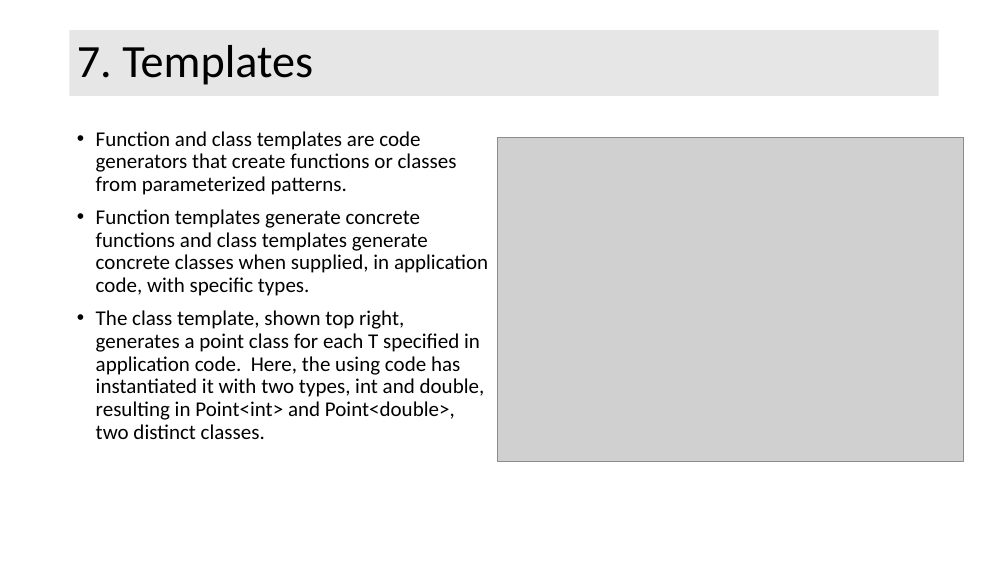
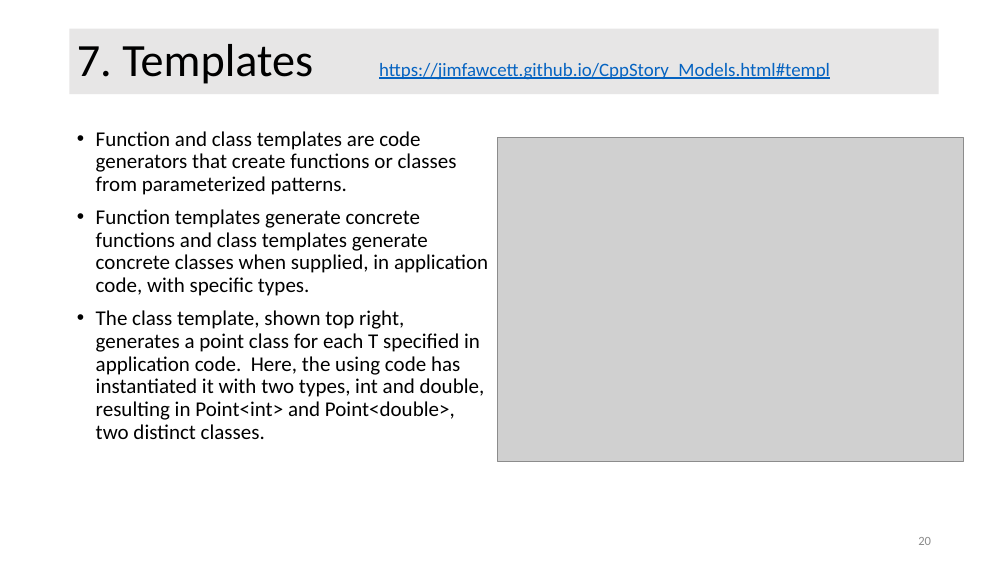
Before and after one commit to JimFawcett/JimFawcett.github.io, a slide deck: slide 20 of Resources/CppModels.pptx. Drawn at 1008x567 pixels with LibreOffice and Linux fonts; fonts in the diff are those of the drawing; grey boxes stand for pictures. Boxes give left, top, right and bottom in pixels: in the first picture for what was removed or moved away, otherwise in the second. Text is boxed around its words. In the diff, an @@ line names an element or a change of style, - is before the commit and + after.

```diff
--- a/Resources/CppModels.pptx
+++ b/Resources/CppModels.pptx
@@ title at <box>77,44,830,84</box>: text changed; size 44 to 18 pt; text colour #000000 to #0563C1 @@
-7. Templates
+7. Templates https://jimfawcett.github.io/CppStory_Models.html#templ
@@ page number added at <box>918,537,931,545</box>, 12 pt, text #8C8C8C @@
+20
```
Also in this commit, not shown: 20 other slides changed.
